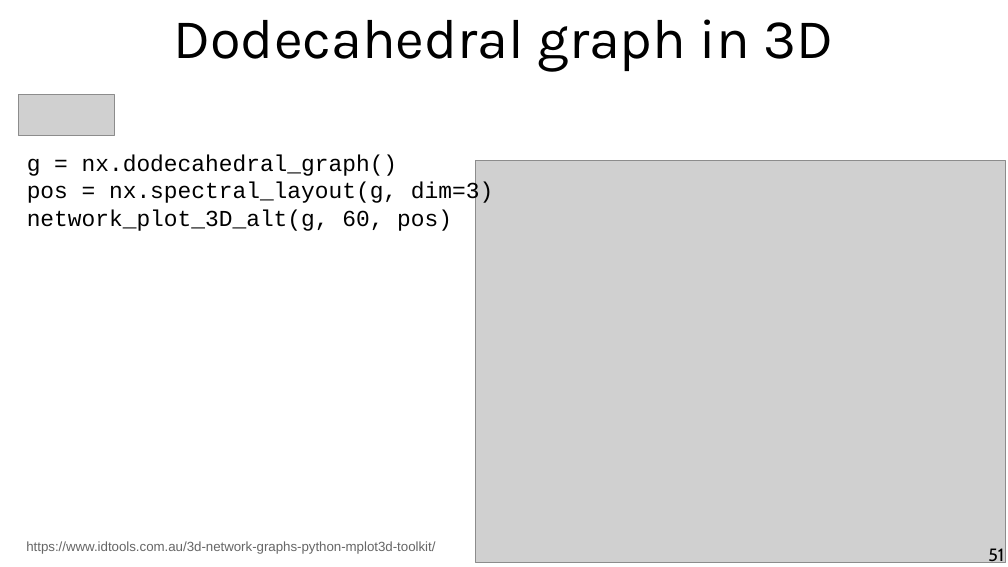
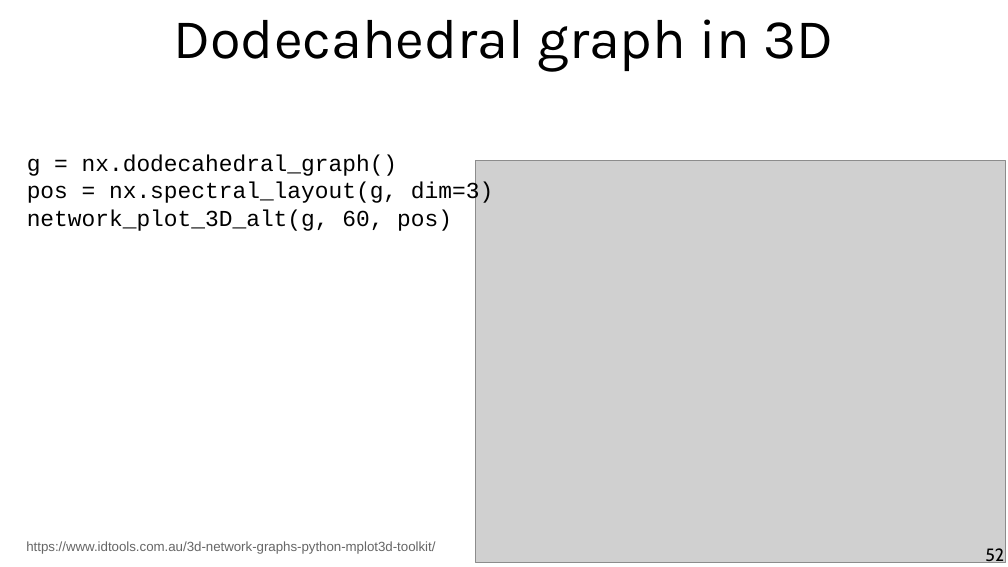
Before and after one commit to chatox/networks-science-course, a slide deck: slide 52 of theory/odp/tt22-spectral_graph_embedding.odp (slide 51 before the commit). Drawn at 1008x567 pixels with LibreOffice and Linux fonts; fonts in the diff are those of the drawing; grey boxes stand for pictures. Boxes give left, top, right and bottom in pixels: in the first picture for what was removed or moved away, otherwise in the second. Text is boxed around its words. In the diff, an @@ line names an element or a change of style, - is before the commit and + after.

```diff
--- a/theory/odp/tt22-spectral_graph_embedding.odp
+++ b/theory/odp/tt22-spectral_graph_embedding.odp
@@ picture removed at box(18, 94, 114, 135) @@
@@ page number at box(985, 548, 1004, 566): text changed @@
-51
+52
```
Also in this commit, not shown: 27 other slides changed, 6 slides added, 1 slide removed, 2 other files.
